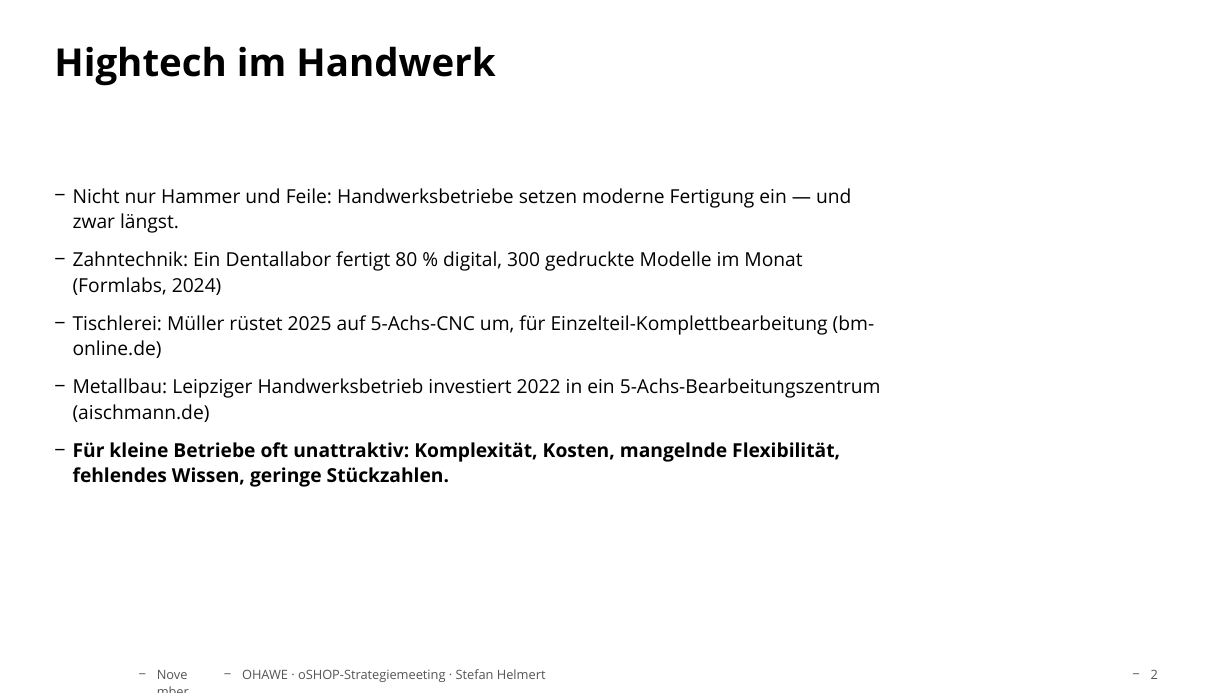
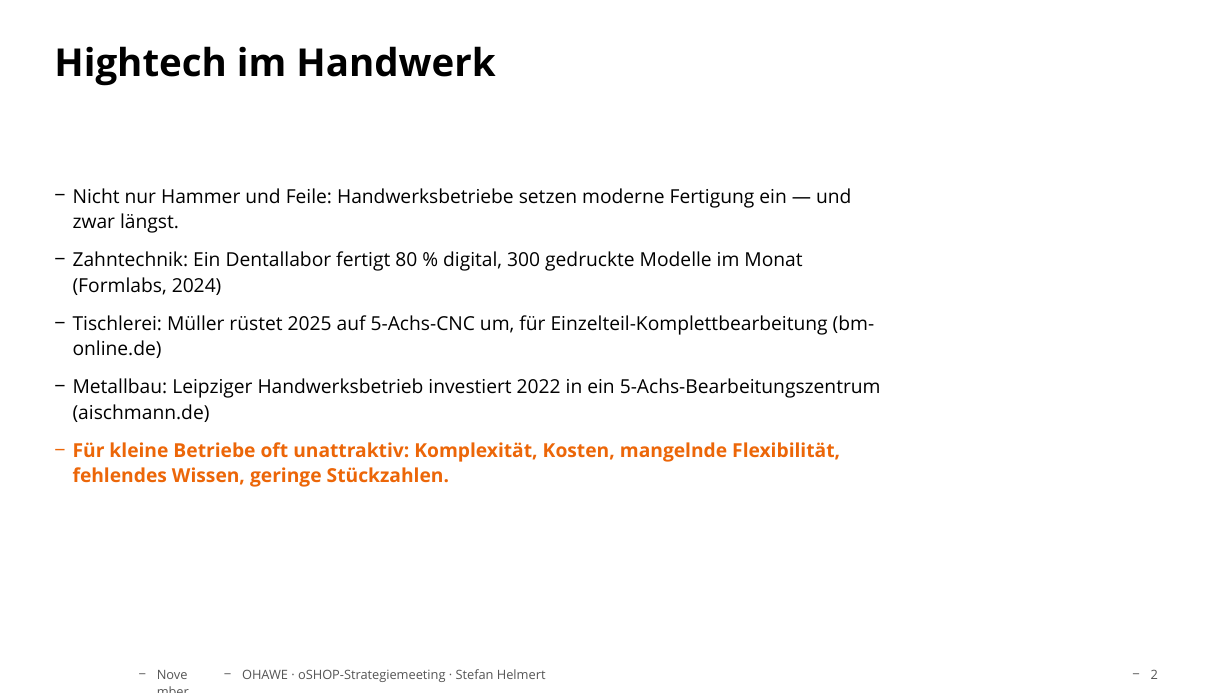
Before and after one commit to TheTesla/slides-oshop-strategieemeeting-ohawe, a slide deck: slide 2 of ohawe-strategie.pptx. Drawn at 1232x693 pixels with LibreOffice and Linux fonts; fonts in the diff are those of the drawing; background and template pictures are left out. Boxes give left, top, right and bottom in pixels: in the first picture for what was removed or moved away, otherwise in the second. Text is boxed around its words. In the diff, an @@ line names an element or a change of style, - is before the commit and + after.

```diff
--- a/ohawe-strategie.pptx
+++ b/ohawe-strategie.pptx
@@ text at (73, 442, 840, 487): text colour #000000 to #EC6608 in "Für kleine Betriebe oft unattraktiv: Komplexität, Kosten, ..." @@
```
Also in this commit, not shown: 5 other slides changed, 1 other file.
